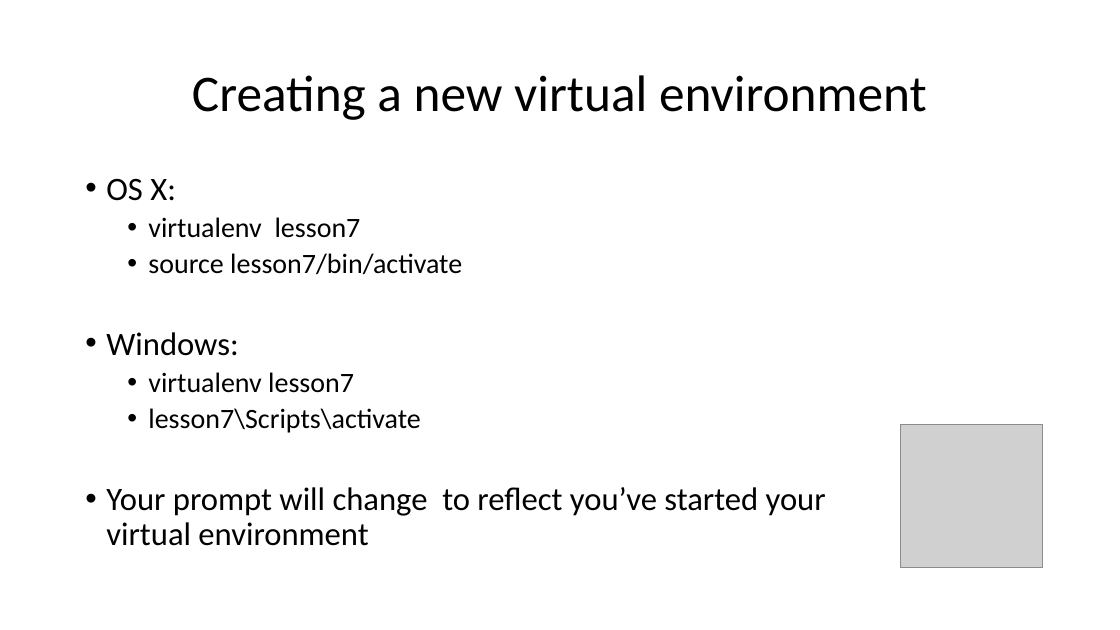
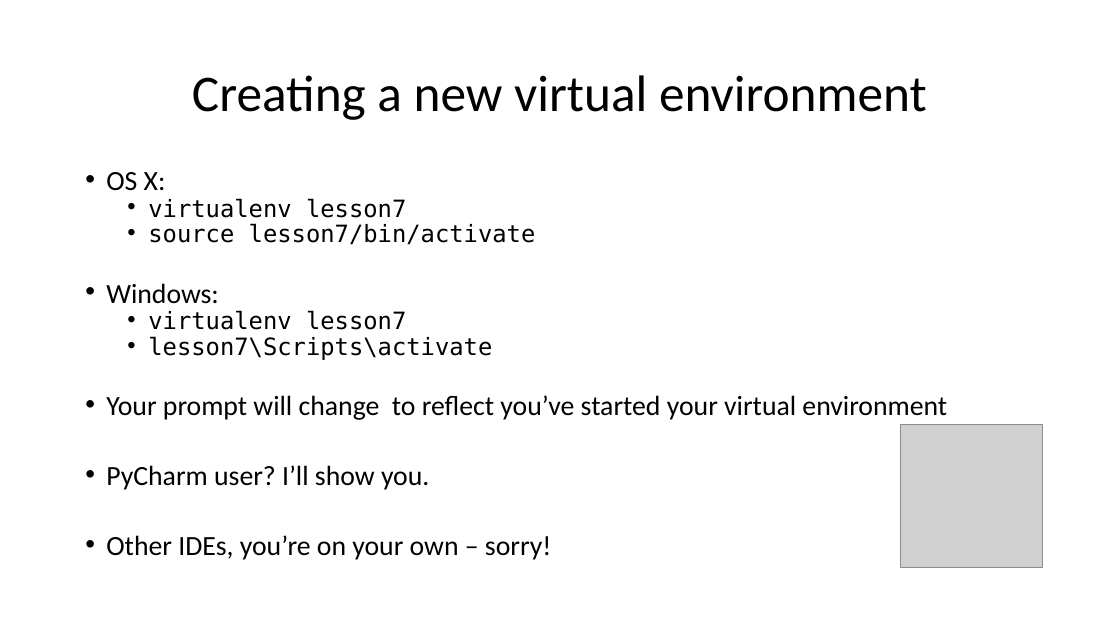
Before and after one commit to wilkotom/python_examples, a slide deck: slide 6 of Python as an additional language/Lesson 7/Session 7.pptx. Drawn at 1120x630 pixels with LibreOffice and Linux fonts; fonts in the diff are those of the drawing; grey boxes stand for pictures. Boxes give left, top, right and bottom in pixels: in the first picture for what was removed or moved away, otherwise in the second. Text is boxed around its words. In the diff, an @@ line names an element or a change of style, - is before the commit and + after.

```diff
--- a/Python as an additional language/Lesson 7/Session 7.pptx
+++ b/Python as an additional language/Lesson 7/Session 7.pptx
@@ text at box(106, 172, 947, 420): size 28 to 23.8 pt in "OS X:", "Windows:", "Your prompt will change to reflect you’ve ..."; size 24 to 20.4 pt, font Calibri to DejaVu Sans Mono in "virtualenv lesson7", "source lesson7/bin/activate", "virtualenv lesson7", "lesson7\Scripts\activate"; line spacing 0.9 to 0.7 @@
@@ text at box(106, 465, 551, 560): paragraphs added @@
+• PyCharm user? I’ll show you.
+• Other IDEs, you’re on your own – sorry!
```
Also in this commit, not shown: 5 other slides changed.
